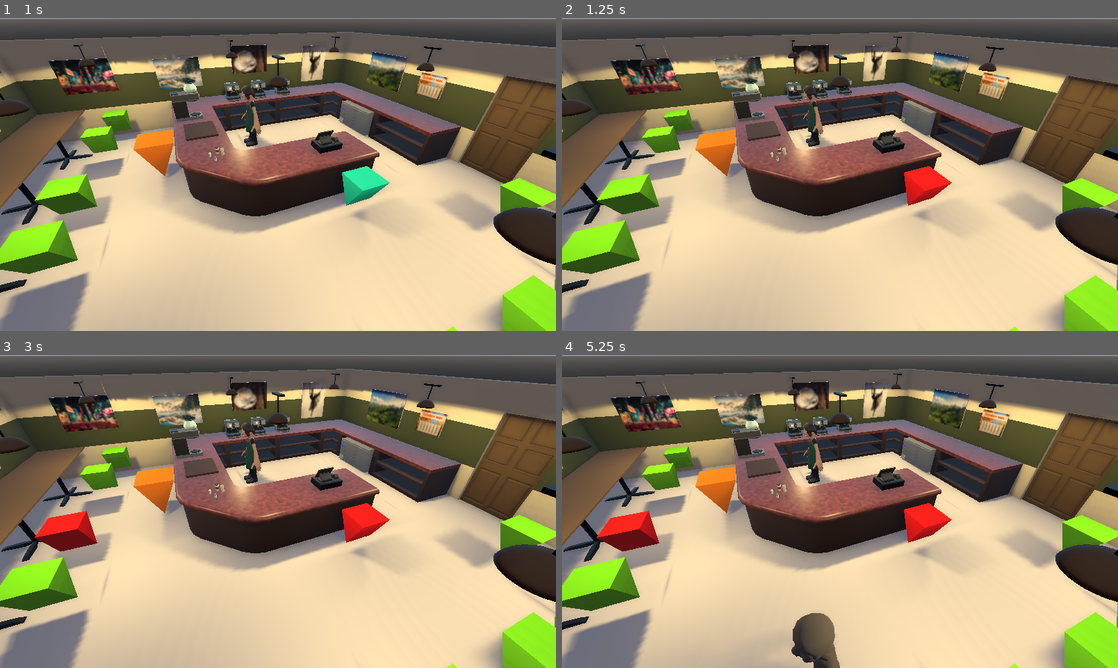
Above: before the commit, frames 1-4 (two rows, left to right).
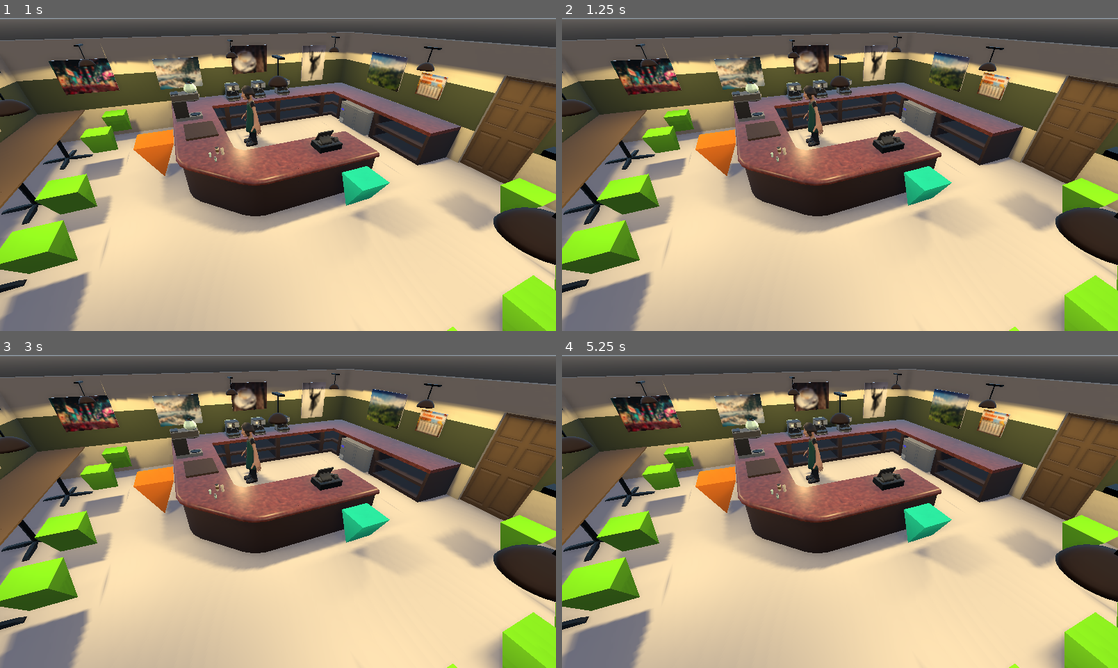
Above: after the commit, the same moments.

Repository: outfrost/ld49
Game: Godot game, scene res://level/CafeNavmesh.tscn
Same seed, same stepped clock (60 frames per second), same inputs: the game is played once before the commit and once after it. This scene is started directly instead of the project's main scene.
Inputs (mouse positions are in pixels of both pictures, inside the frame that each line leads up to):
- Up to frame 1 (1 s): tap Enter at 0.5 s; move the mouse to (400, 158) at 0.52 s; hold D (right) from 0.53 s (still down); tap Mouse wheel up (zoom_in) at 0.6 s; click (400, 158) at 0.67 s
- Up to frame 2 (1.25 s): keep holding D (right)
- Up to frame 3 (3 s): move the mouse to (166, 527) at 1.27 s; release D (right) at 1.28 s; hold S (down) 1.28-2.03 s; tap Mouse wheel down (zoom_out) at 1.35, 2.85 s; tap Space at 2 s; move the mouse to (333, 442) at 2.02 s; hold D (right) 2.03-2.78 s; tap Mouse wheel up (zoom_in) at 2.1 s; tap Enter at 2.75 s; move the mouse to (250, 574) at 2.77 s; hold W (up) from 2.78 s (still down); click (250, 574) at 2.92 s
- Up to frame 4 (5.25 s): tap Space at 3.5, 5 s; move the mouse to (1006, 558) at 3.52 s; release W (up) at 3.53 s; hold A (left) 3.53-5.03 s; tap Mouse wheel up (zoom_in) at 3.6, 5.1 s; tap Enter at 4.25 s; move the mouse to (673, 464) at 4.27 s; tap Mouse wheel down (zoom_out) at 4.35 s; move the mouse to (867, 511) at 5.02 s; hold S (down) from 5.03 s (still down); click (867, 511) at 5.17 s

Frame 1 is identical in both runs. In frame 2, 0.7% of the frame differs, in the area x 61-71%, y 47-60%; in frame 3, 1.6%; in frame 4, 2.8%, in the area x 6-71%, y 47-100%.
Error in both runs: Invalid get index 'is_running' (on base: 'null instance'). (res://game/CameraPosition.gd:43)

Commit message:
Customer spawner increases the limit of customers every 20 seconds, after limit, decreases until 0

Diff:
--- a/game/customer/spawner/CustomerSpawner.gd
+++ b/game/customer/spawner/CustomerSpawner.gd
@@ -21,11 +21,15 @@
 
 var game_is_running = true #Otherwise shut down the spawning, can be replaced for a more direct access
 
+var increasing_difficulty:bool = true
+var current_max_customers = 0
+var global_max_customers = 7 #Won't override the available seats
+
 func customer_despawning(node:Spatial):
 	instanced_customers.erase(node)
 
 func spawn_customer():
-	if not spawning_spots.empty() and has_free_seats():
+	if not spawning_spots.empty() and has_free_seats() and instanced_customers.size() < current_max_customers:
 		var spot = spawning_spots[randi() % spawning_spots.size()] #chooses random spawn spot based on the array
 		var customer_packed:PackedScene = customer_scenes[randi() % customer_scenes.size()]
 		var customer = customer_packed.instance()
@@ -60,3 +64,15 @@
 
 func _ready():
 	spawn_timer.start()
+
+
+func _on_RampDifficultyTimer_timeout():
+	if increasing_difficulty:
+		current_max_customers+=1
+		print("Increased limit of customers ", current_max_customers)
+		if current_max_customers > global_max_customers:
+			increasing_difficulty = false
+	else:
+		if current_max_customers > 0:
+			print("Decreased limit of customers ", current_max_customers)
+			current_max_customers-=1
--- a/game/customer/spawner/CustomerSpawner.tscn
+++ b/game/customer/spawner/CustomerSpawner.tscn
@@ -8,4 +8,9 @@
 [node name="SpawnTimer" type="Timer" parent="."]
 one_shot = true
 
+[node name="RampDifficultyTimer" type="Timer" parent="."]
+wait_time = 20.0
+autostart = true
+
 [connection signal="timeout" from="SpawnTimer" to="." method="_on_SpawnTimer_timeout"]
+[connection signal="timeout" from="RampDifficultyTimer" to="." method="_on_RampDifficultyTimer_timeout"]
